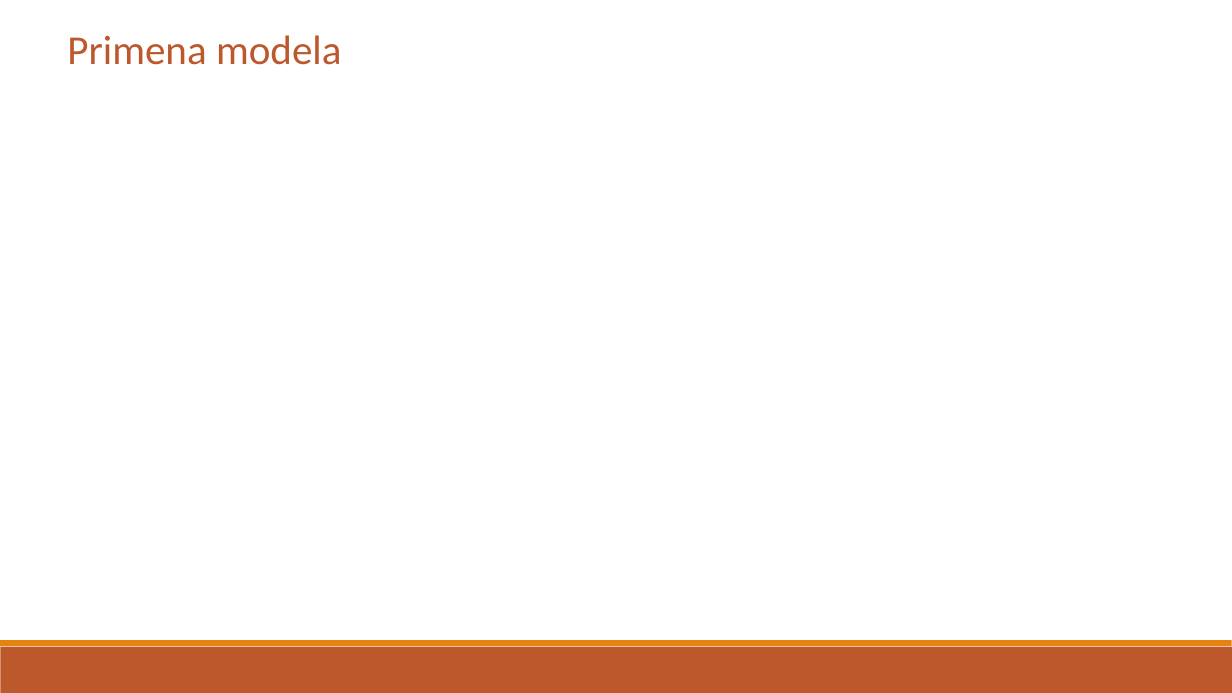
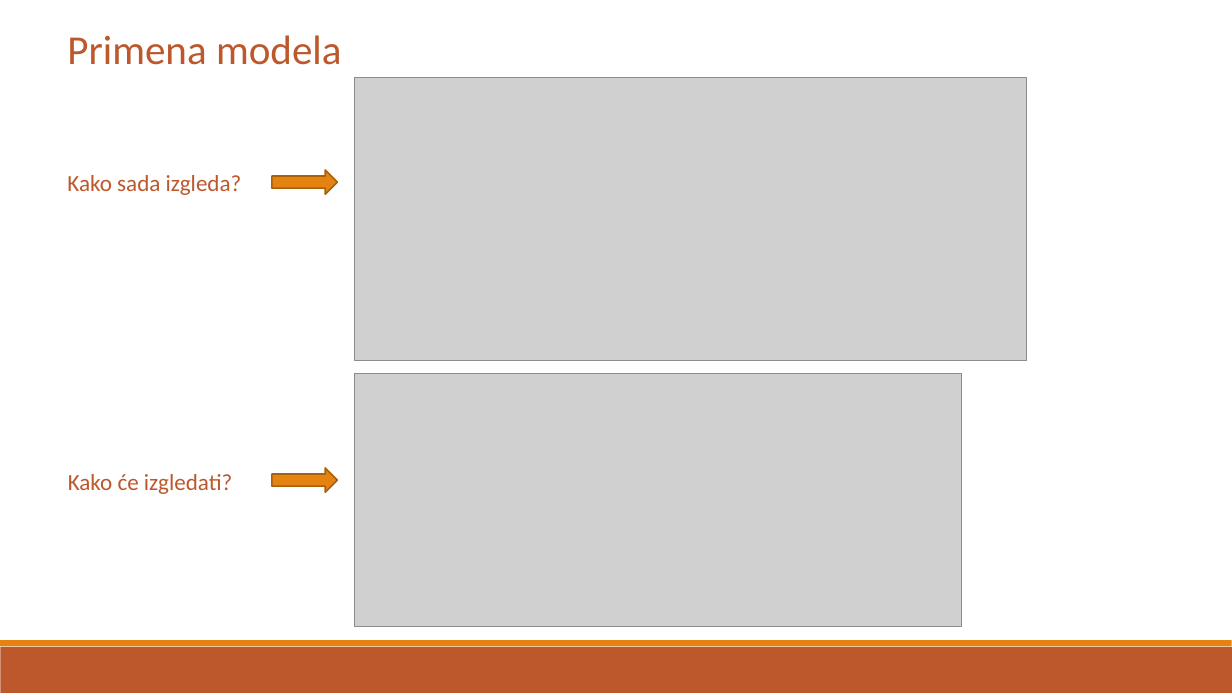
Before and after one commit to Toma1997/Credit-Risk-Prediction-in-Distribution-Network, a slide deck: slide 13 of docs/Prezentacija diplomskog rada.pptx (slide 12 before the commit). Drawn at 1232x693 pixels with LibreOffice and Linux fonts; fonts in the diff are those of the drawing; grey boxes stand for pictures. Boxes give left, top, right and bottom in pixels: in the first picture for what was removed or moved away, otherwise in the second. Text is boxed around its words. In the diff, an @@ line names an element or a change of style, - is before the commit and + after.

```diff
--- a/docs/Prezentacija diplomskog rada.pptx
+++ b/docs/Prezentacija diplomskog rada.pptx
@@ picture added at (354, 78, 1026, 360) @@
@@ text added at (67, 175, 242, 195), 18 pt, text #BD582C @@
+Kako sada izgleda?
@@ right arrow added at (272, 170, 337, 194), fill #E48312, outline #A9610D 1.25 pt @@
@@ picture added at (354, 373, 962, 627) @@
@@ text added at (68, 474, 232, 494), 18 pt, text #BD582C @@
+Kako će izgledati?
@@ right arrow added at (272, 468, 337, 492), fill #E48312, outline #A9610D 1.25 pt @@
```
Also in this commit, not shown: 5 other slides changed, 4 slides added, 4 slides removed, 2 other files.
